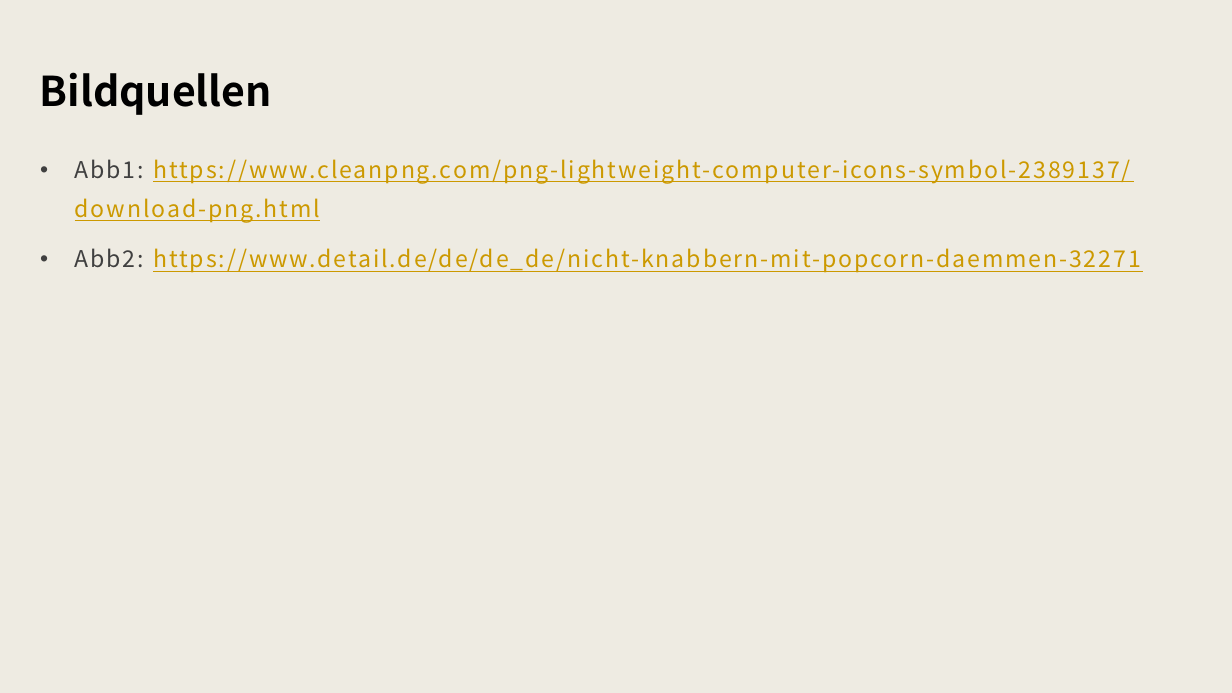
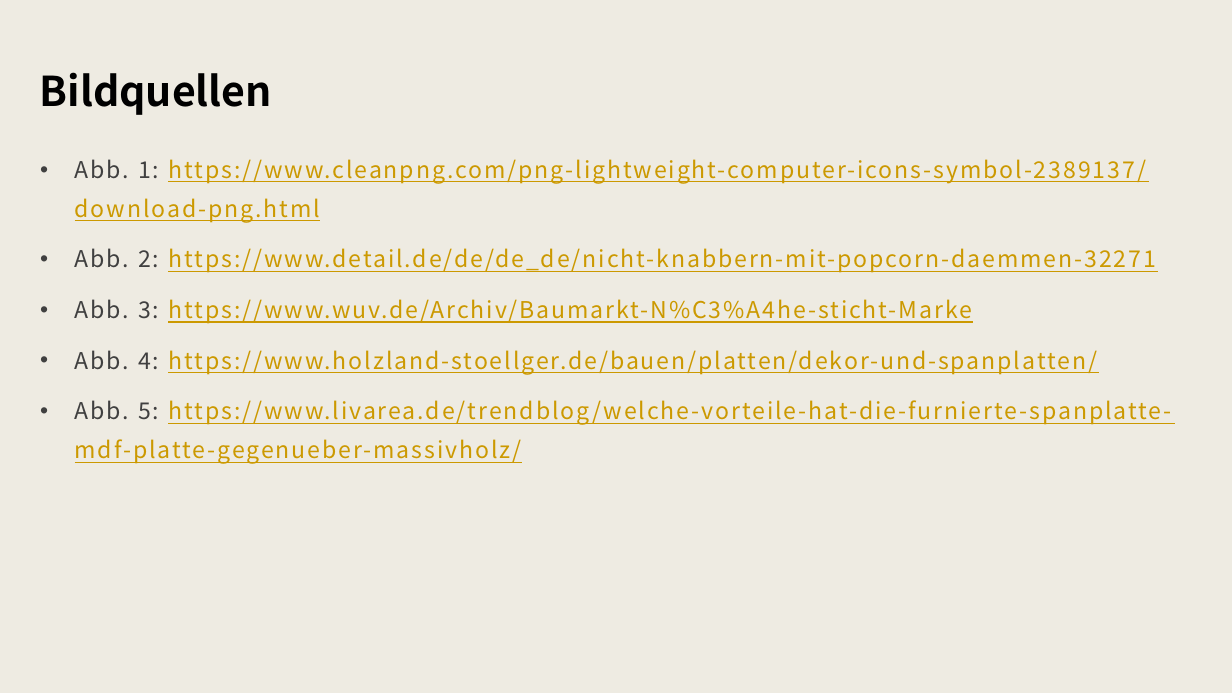
Before and after one commit to therealossi/Marketing, a slide deck: slide 9 of Teil2/Teil2.pptx (slide 6 before the commit). Drawn at 1232x693 pixels with LibreOffice and Linux fonts; fonts in the diff are those of the drawing. Boxes give left, top, right and bottom in pixels: in the first picture for what was removed or moved away, otherwise in the second. Text is boxed around its words. In the diff, an @@ line names an element or a change of style, - is before the commit and + after.

Commit message:
Präsentation

```diff
--- a/Teil2/Teil2.pptx
+++ b/Teil2/Teil2.pptx
@@ text at <box>75,159,1172,464</box>: text changed @@
-• Abb1: https://www.cleanpng.com/png-lightweight-computer-icons-symbol-2389137/download-png.html
-• Abb2: https://www.detail.de/de/de_de/nicht-knabbern-mit-popcorn-daemmen-32271
+• Abb. 1: https://www.cleanpng.com/png-lightweight-computer-icons-symbol-2389137/download-png.html
+• Abb. 2: https://www.detail.de/de/de_de/nicht-knabbern-mit-popcorn-daemmen-32271
+• Abb. 3: https://www.wuv.de/Archiv/Baumarkt-N%C3%A4he-sticht-Marke
+• Abb. 4: https://www.holzland-stoellger.de/bauen/platten/dekor-und-spanplatten/
+• Abb. 5: https://www.livarea.de/trendblog/welche-vorteile-hat-die-furnierte-spanplatte-mdf-platte-gegenueber-massivholz/
```
Also in this commit, not shown: 3 other slides changed, 3 slides added, 4 other files.
